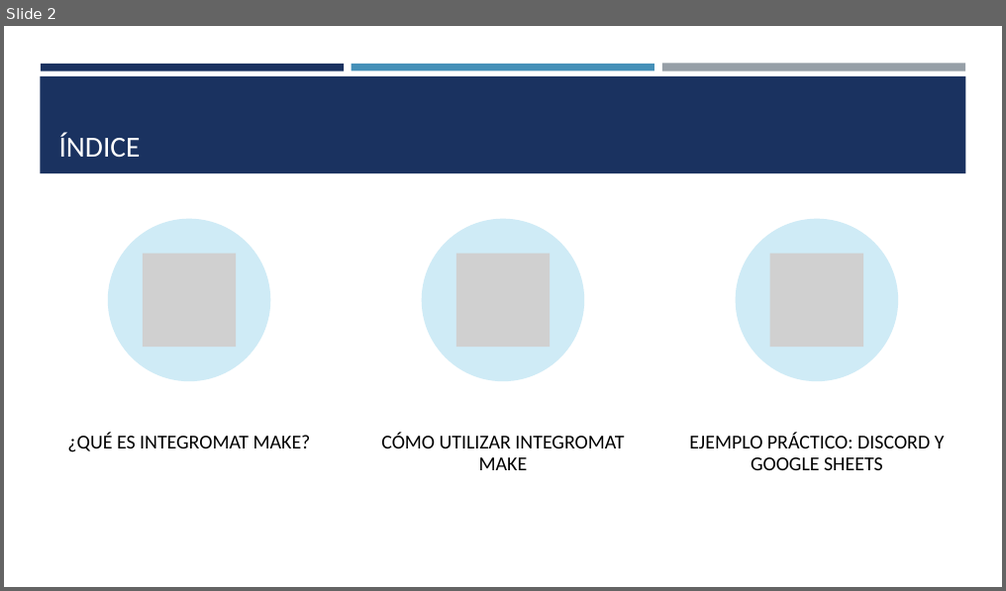
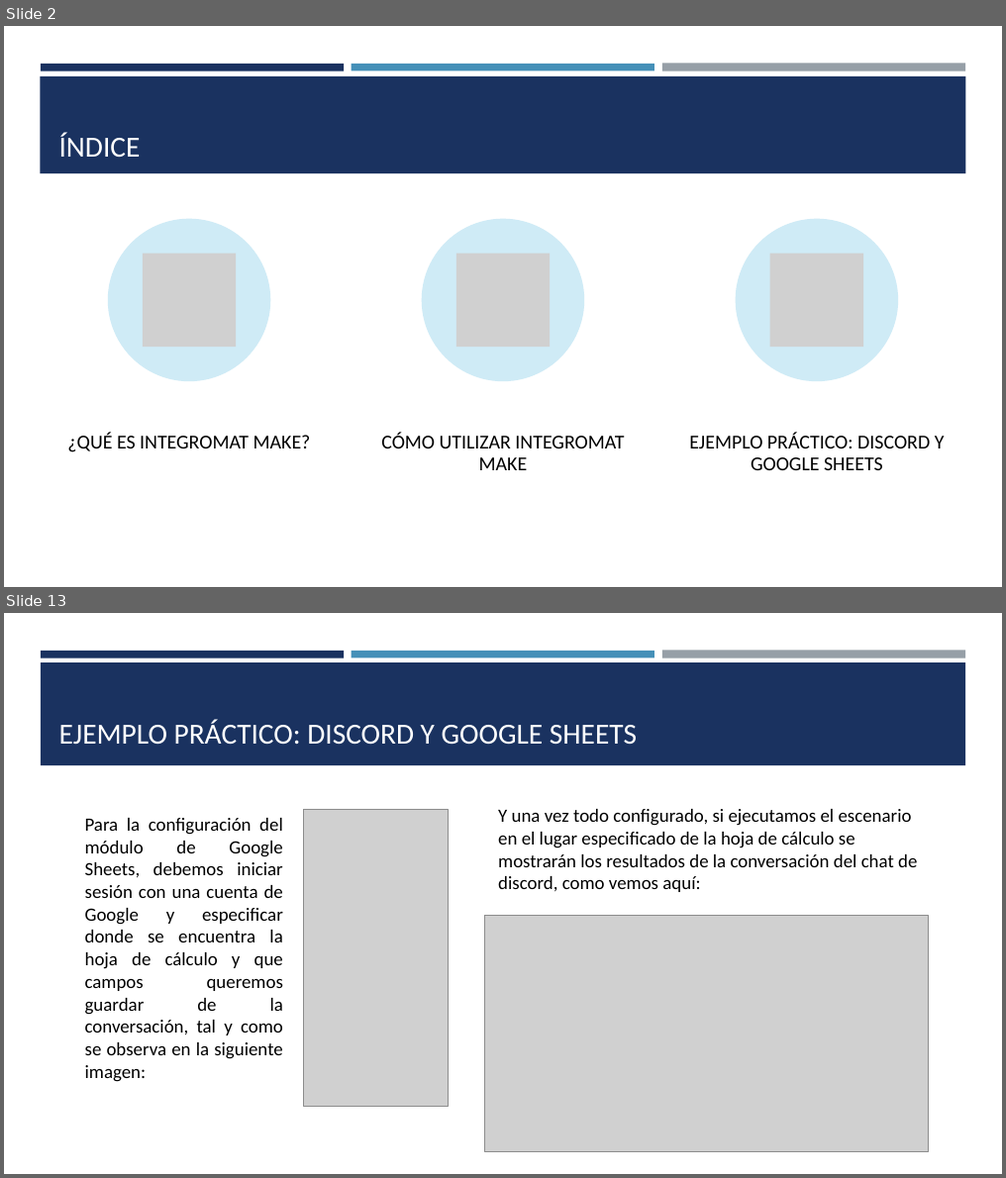
Before and after one commit to SaulRC1/Integracion-de-la-informacion-y-aplicaciones, a slide deck: Practicas/Practica 2 - Integromat Make/Herramienta Integromat Make - Juan Alberto Domínguez Vázquez Saúl Rodríguez Naranjo.pptx. Shown one above the other, each under a label of ours: slide 2 before the commit, slides 2 and 13 after it; the slides between them are not shown. The pictures are 1006x591 and 1006x1178 pixels, drawn with LibreOffice and Linux fonts; fonts in the diff are those of the drawing; grey boxes stand for pictures. Boxes give left, top, right and bottom in pixels: in the first picture for what was removed or moved away, otherwise in the second. Text is boxed around its words. In the diff, an @@ line names an element or a change of style, - is before the commit and + after.

Commit message:
Terminados apartados '¿Que es Integromat Make?' y 'Como utilizar Integromat Make'

```diff
--- a/Practicas/Practica 2 - Integromat Make/Herramienta Integromat Make - Juan Alberto Domínguez Vázquez Saúl Rodríguez Naranjo.pptx
+++ b/Practicas/Practica 2 - Integromat Make/Herramienta Integromat Make - Juan Alberto Domínguez Vázquez Saúl Rodríguez Naranjo.pptx
@@ slide 13 added at (4, 613, 1002, 1174), background #FFFFFF; not listed: 3 template elements that a slide beside it also shows @@
@@ rectangle added at (41, 663, 966, 765), fill #1A3260 @@
@@ title added at (59, 719, 637, 745), 28 pt, text #FFFFFF @@
+EJEMPLO PRÁCTICO: DISCORD Y GOOGLE SHEETS
@@ text added at (85, 818, 283, 1082), 18 pt, text #000000 @@
+Para la configuración del módulo de Google Sheets, debemos iniciar sesión con una cuenta de Google y especificar donde se encuentra la hoja de cálculo y que campos queremos guardar de la conversación, tal y como se observa en la siguiente imagen:
@@ picture added at (303, 809, 448, 1106) @@
@@ text added at (498, 809, 917, 892), 18 pt, text #000000 @@
+Y una vez todo configurado, si ejecutamos el escenario en el lugar especificado de la hoja de cálculo se mostrarán los resultados de la conversación del chat de discord, como vemos aquí:
@@ picture added at (484, 916, 929, 1152) @@
```
Also in this commit, not shown: 3 slides changed, 7 other slides added.
